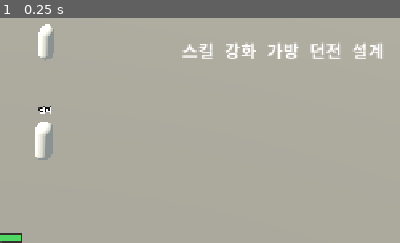
Above: before the commit, frame 1.
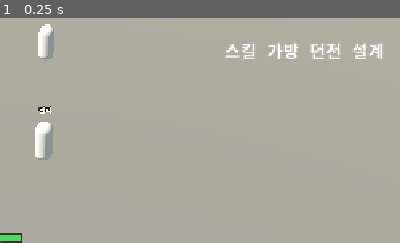
Above: after the commit, the same moment.

Repository: gogoalswo/MMORPG
Game: Godot game, scene res://main.tscn
Same seed, same stepped clock (60 frames per second), same inputs: the game is played once before the commit and once after it.
Inputs:
- Up to frame 1 (0.25 s): no input
The pictures show only the part of the screen within x 50-100%, y 0-50%; the shares and areas given below are measured in that part.

The runs differ from the first frame. In frame 1, 0.5% of the frame differs, in the area x 45-64%, y 10-19%.

Commit message:
Revert "오른쪽 위 메뉴에 강화 단추: 가방 왼쪽 옆, 강화 창에 장비 목록을 붙여 거기서 고른다"
This reverts commit c8295bfdce2bc57b772612b713370d9d8cdeae28.

Diff:
--- a/godot/game/game.gd
+++ b/godot/game/game.gd
@@ -27,9 +27,6 @@
 const DETAIL_ICON := 92
 ## 상세 창 폭
 const DETAIL_W := 300
-## 강화 창 왼쪽 장비 목록 — 5열, 이 높이를 넘으면 굴린다 (칸 다섯 줄 남짓)
-const ENHANCE_COLUMNS := 5
-const ENHANCE_LIST_H := 330
 ## 창이 화면 양 끝에서 떨어지는 폭과, 상세 창·인벤토리 사이
 const WINDOW_EDGE := 16
 const WINDOW_GAP := 8
@@ -266,7 +263,6 @@
 var _enhance_info: GridContainer
 var _enhance_result: Label
 var _enhance_go: Button
-var _enhance_grid: GridContainer  # 왼쪽 장비 목록 — 끼운 것 먼저, 그다음 가방
 ## 두드릴 것 — {where: "bag"|"equip", index: 가방 번호|슬롯 번호}. 칸 번호가 아니다
 var _enhance_target: Dictionary = {}
 ## 크리스탈 창 — 크리스탈을 고르고 "사용" 을 누르면 상세 창 자리에 뜬다.
@@ -1133,38 +1129,12 @@
 	_enhance_panel.visible = true
 	center.add_child(_enhance_panel)
 
-	var outer := VBoxContainer.new()
-	outer.add_theme_constant_override("separation", 8)
-	_enhance_panel.add_child(outer)
-	_window_title(outer, "장비 강화", 22)
-	var body := HBoxContainer.new()
-	body.add_theme_constant_override("separation", 18)
-	outer.add_child(body)
-
-	# 왼쪽 — 강화할 장비를 고르는 목록. HUD "강화" 단추로 열면 대상이 없어서 여기서 고른다
-	var pick_side := VBoxContainer.new()
-	pick_side.add_theme_constant_override("separation", 8)
-	body.add_child(pick_side)
-	pick_side.add_child(_inv_label("장비 고르기", 20, INV_GOLD))
-	var pick_rule := ColorRect.new()
-	pick_rule.color = INV_RULE
-	pick_rule.custom_minimum_size = Vector2(0, 1)
-	pick_side.add_child(pick_rule)
-	var scroll := ScrollContainer.new()
-	scroll.horizontal_scroll_mode = ScrollContainer.SCROLL_MODE_DISABLED
-	scroll.custom_minimum_size = Vector2(0, ENHANCE_LIST_H)
-	scroll.size_flags_vertical = Control.SIZE_EXPAND_FILL
-	pick_side.add_child(scroll)
-	_enhance_grid = GridContainer.new()
-	_enhance_grid.columns = ENHANCE_COLUMNS
-	_enhance_grid.add_theme_constant_override("h_separation", 4)
-	_enhance_grid.add_theme_constant_override("v_separation", 4)
-	scroll.add_child(_enhance_grid)
-
 	var side := VBoxContainer.new()
 	side.custom_minimum_size = Vector2(DETAIL_W, 0)
 	side.add_theme_constant_override("separation", 8)
-	body.add_child(side)
+	_enhance_panel.add_child(side)
+
+	_window_title(side, "장비 강화", 22)
 
 	var head := HBoxContainer.new()
 	head.add_theme_constant_override("separation", 10)
@@ -2039,48 +2009,6 @@
 	_redraw_enhance()
 
 
-## 오른쪽 위 "강화" — 대상 없이 강화 창을 연다. 장비는 창 왼쪽 목록에서 고른다
-func _toggle_enhance() -> void:
-	if _enhance_layer.visible:
-		_close_enhance()
-		return
-	_enhance_target = {}
-	_enhance_result.text = ""
-	_enhance_layer.visible = true
-	_redraw_enhance()
-
-
-## 목록 칸을 누르면 그것이 대상이 된다. 결과 줄은 비운다 (다른 물건의 결과다)
-func _pick_enhance(target: Dictionary) -> void:
-	_enhance_target = target
-	_enhance_result.text = ""
-	_redraw_enhance()
-
-
-## 왼쪽 목록을 다시 채운다 — **끼운 것 먼저**(슬롯 순서), 그다음 가방의 장비. 재료는 뺀다.
-## 대상 칸에 금테를 덮는다
-func _fill_enhance_list() -> void:
-	for child in _enhance_grid.get_children():
-		_enhance_grid.remove_child(child)
-		child.queue_free()
-	var me: Dictionary = _transport.snapshot().get("players", {}).get(_transport.my_id(), {})
-	var targets: Array = []
-	var slots: Array = Items.slots()
-	for index in slots.size():
-		if not me.get("equipped", {}).get(str(slots[index]), {}).is_empty():
-			targets.append({"where": "equip", "index": index})
-	var bag: Array = me.get("bag", [])
-	for index in bag.size():
-		if not Items.get_item(str(bag[index].get("id", ""))).is_empty():
-			targets.append({"where": "bag", "index": index})
-	for target in targets:
-		var cell := _make_cell(func() -> void: _pick_enhance(target))
-		_enhance_grid.add_child(cell)
-		var stack := _stack_at(target)
-		_fill_cell(cell, stack, "", _item_icon(stack))
-		cell.get_node("pick").visible = target == _enhance_target
-
-
 ## 팝업 X — 상세 창은 그대로 둔다 (대상이 부서졌으면 이미 닫혀 있다)
 func _close_enhance() -> void:
 	_enhance_layer.visible = false
@@ -2091,19 +2019,8 @@
 ## 팝업을 채운다 — 이름(등급 색) · `+N → +N+1` · 큰 칸 · 성공률 · 실패 시 파괴 ·
 ## 기본 능력치가 지금 → 성공하면 얼마. **대상이 부서졌으면** 이름만 남기고 단추를 끈다
 func _redraw_enhance() -> void:
-	_fill_enhance_list()
 	var stack := _stack_at(_enhance_target)
 	var item := Items.get_item(str(stack.get("id", "")))
-	if item.is_empty() and _enhance_result.text == "":
-		# 아직 안 골랐다 (오른쪽 위 "강화" 로 열었다)
-		_enhance_name.text = "장비를 고르세요"
-		_enhance_name.add_theme_color_override("font_color", INV_DIM)
-		_enhance_kind.text = "왼쪽 목록에서 누릅니다"
-		_enhance_kind.add_theme_color_override("font_color", INV_DIM)
-		_fill_cell(_enhance_icon, {}, "", "")
-		_fill_detail_rows([], _enhance_info)
-		_enhance_go.disabled = true
-		return
 	if item.is_empty():
 		_enhance_kind.text = "부서졌습니다"
 		_enhance_kind.add_theme_color_override("font_color", INV_WARN)
@@ -2134,7 +2051,6 @@
 	var rows: Array = [
 		["성공률", "%d%%" % roundi(float(odds.success) * 100.0)],
 		["실패 시", "아이템 파괴", INV_WARN],
-		["위치", "착용 중" if str(_enhance_target.where) == "equip" else "가방"],
 	]
 	var now := Items.base_bonus(item, enhance)
 	var next := Items.base_bonus(item, enhance + 1)
@@ -2170,15 +2086,14 @@
 		var before := _bag_count()
 		_transport.send(&"enhanceItem", {"where": "bag", "key": int(_enhance_target.index)})
 		var after := _bag_count()
-		# 가방 번호가 밀리거나 당겨졌으면 상세 창에서 고른 칸은 비운다 — 오른쪽 위로 열었으면
-		# 고른 칸이 대상과 다른 물건일 수 있어서, 어느 쪽으로 옮길지 따지지 않는다
-		if after != before:
-			_bag_pick = {}
 		if after < before:
 			_enhance_target = {}
+			_bag_pick = {}
 		elif after > before:
 			success = true
 			_enhance_target.index = int(_enhance_target.index) + 1
+			if not _bag_pick.is_empty():
+				_bag_pick.index = int(_bag_pick.index) + 1
 		else:
 			success = int(_stack_at(_enhance_target).get("enhance", 0)) > level
 	if success:
@@ -2306,9 +2221,6 @@
 	# 무엇인지는 그림으로 알린다 — 그림이 없으면 글자가 대신 나온다
 	_menu_cells = [
 		_icon_button("ui_icon_skill", "스킬", _toggle_skills),
-		# 강화 — 가방 왼쪽 옆 (2026-09-24 요청 "가방 ui 옆에 강화 ui 버튼 만들어").
-		# 오른쪽 옆은 던전 자리다. 아직 그림이 없어 글자로 나온다
-		_icon_button("ui_icon_enhance", "강화", _toggle_enhance),
 		_icon_button("ui_icon_bag", "가방", _toggle_bag),
 		# 던전 — 가방 바로 옆 (2026-09-23 요청). 아직 그림이 없어 글자로 나온다
 		_icon_button("ui_icon_dungeon", "던전", _toggle_dungeon),
--- a/godot/tests/ui_test.gd
+++ b/godot/tests/ui_test.gd
@@ -333,12 +333,11 @@
 
 	# 오른쪽 위 메뉴 — 화면 안, 묶음과 안 겹침.
 	# 스킬·가방·던전·설계(디버그) 넷이다 — 설계 재현 창은 문서 9장 5번의 디버그 수단이다
-	# 스킬 · 강화 · 가방 · 던전 · 설계 (강화는 2026-09-24 에 가방 왼쪽 옆에 더했다)
-	if game._menu_cells.size() != 5:
-		_fail("오른쪽 위 단추가 5개여야 하는데 %d개" % game._menu_cells.size())
+	if game._menu_cells.size() != 4:
+		_fail("오른쪽 위 단추가 4개여야 하는데 %d개" % game._menu_cells.size())
 		return
 	var skill_rect: Rect2 = game._menu_cells[0].get_global_rect()
-	var bag_rect: Rect2 = game._menu_cells[2].get_global_rect()
+	var bag_rect: Rect2 = game._menu_cells[1].get_global_rect()
 	if bag_rect.end.x > screen.x or skill_rect.position.y < 0.0 or bag_rect.position.y > 120.0:
 		_fail("메뉴 단추가 오른쪽 위에 안 붙었다: %s / %s" % [skill_rect, bag_rect])
 	if skill_rect.intersects(hp_rect) or skill_rect.intersects(badge):
@@ -350,37 +349,27 @@
 	if not game._skill_panel.visible:
 		_fail("오른쪽 위 스킬 단추를 눌렀는데 스킬창이 안 열렸다")
 	game._toggle_skills()
-	game._menu_cells[2].find_child("hit", true, false).pressed.emit()
+	game._menu_cells[1].find_child("hit", true, false).pressed.emit()
 	await process_frame
 	if not game._bag_panel.visible:
 		_fail("오른쪽 위 가방 단추를 눌렀는데 가방이 안 열렸다")
 	game._toggle_bag()
 	await process_frame
-	# 강화 — 가방 **바로 왼쪽**이고, 누르면 강화 창이 대상 없이 뜬다
-	var enh_rect: Rect2 = game._menu_cells[1].get_global_rect()
-	if absf(bag_rect.position.x - enh_rect.end.x) > 12.0 or absf(enh_rect.position.y - bag_rect.position.y) > 1.0:
-		_fail("강화 단추가 가방 옆이 아니다: 강화 %s · 가방 %s" % [enh_rect, bag_rect])
-	game._menu_cells[1].find_child("hit", true, false).pressed.emit()
-	await process_frame
-	if not game._enhance_layer.visible or not game._enhance_go.disabled:
-		_fail("오른쪽 위 강화 단추로 강화 창이 안 떴다 (또는 대상 없이 단추가 켜졌다)")
-	game._close_enhance()
-	await process_frame
 	print("  퀵슬롯 위: %s · %s · 체력 %s (막대 %.0fpx · 게이지 %.0fpx)" % [game._level_label.text, game._exp_text.text, game._hp_text.text, hp_rect.size.x, gauge.size.x])
 
 
 ## 던전 — 가방 옆 단추 → 종류 셋 → 단계 목록 → 들어가면 보스 한 마리 (docs/features/dungeons.md)
 func _case_dungeon(game: Node3D) -> void:
 	var panel: DungeonPanel = game._dungeon_panel
-	var bag_rect: Rect2 = game._menu_cells[2].get_global_rect()
-	var cell_rect: Rect2 = game._menu_cells[3].get_global_rect()
+	var bag_rect: Rect2 = game._menu_cells[1].get_global_rect()
+	var cell_rect: Rect2 = game._menu_cells[2].get_global_rect()
 	# 가방 **바로 옆**이다 (2026-09-23 요청)
 	if absf(cell_rect.position.x - bag_rect.end.x) > 12.0 or absf(cell_rect.position.y - bag_rect.position.y) > 1.0:
 		_fail("던전 단추가 가방 옆이 아니다: 가방 %s · 던전 %s" % [bag_rect, cell_rect])
 	# 글자가 아니라 그림(ui_icon_dungeon)이 나와야 한다
-	if game._menu_cells[3].find_children("*", "TextureRect", true, false).is_empty():
+	if game._menu_cells[2].find_children("*", "TextureRect", true, false).is_empty():
 		_fail("던전 단추에 그림이 없다 — npm run sync:godot 을 돌렸나 (ui_icon_dungeon)")
-	game._menu_cells[3].find_child("hit", true, false).pressed.emit()
+	game._menu_cells[2].find_child("hit", true, false).pressed.emit()
 	await process_frame
 	if not panel.visible:
 		_fail("던전 단추를 눌렀는데 창이 안 떴다")
@@ -857,29 +846,6 @@
 		await process_frame
 		if game._enhance_layer.visible:
 			_fail("강화 팝업 X 를 눌렀는데 그대로다")
-		# 오른쪽 위 "강화" 로 열면 대상이 없다 — 왼쪽 목록(끼운 것 + 가방의 장비)에서 고른다
-		game._toggle_enhance()
-		await process_frame
-		var gear_count: int = me.bag.filter(
-			func(s: Dictionary) -> bool: return not Items.get_item(str(s.id)).is_empty()
-		).size() + me.equipped.size()
-		if game._enhance_grid.get_child_count() != gear_count:
-			_fail("강화 목록이 %d칸 (장비 %d개)" % [game._enhance_grid.get_child_count(), gear_count])
-		elif gear_count > 0:
-			game._enhance_grid.get_child(0).get_node("hit").pressed.emit()
-			await process_frame
-			if game._enhance_target.is_empty() or game._enhance_go.disabled == Items.can_enhance(
-				int(game._stack_at(game._enhance_target).get("enhance", 0))
-			):
-				_fail("목록 첫 칸을 눌렀는데 대상 %s · 단추 꺼짐 %s" % [game._enhance_target, game._enhance_go.disabled])
-			elif not game._enhance_grid.get_child(0).get_node("pick").visible:
-				_fail("고른 목록 칸에 금테가 없다")
-			var list_box: Rect2 = game._enhance_panel.get_global_rect()
-			if not Rect2(Vector2.ZERO, Vector2(1280, 720)).encloses(list_box):
-				_fail("목록을 붙인 강화 창이 화면 밖으로 나갔다: %s" % list_box)
-			print("  강화 창(오른쪽 위): 목록 %d칸 · 창 %s · 고른 것 '%s'" % [gear_count, list_box, game._enhance_name.text])
-		game._close_enhance()
-		await process_frame
 
 	# 장비 창은 따로 닫고 다시 연다 (자기 X · 인벤토리의 "장비" 단추)
 	var gear_mark: Control = game._gear_panel.find_child("close", true, false)
Not shown, changed: docs/features/dungeons.md
Not shown, changed: docs/features/hud.md
Not shown, changed: docs/features/items.md
